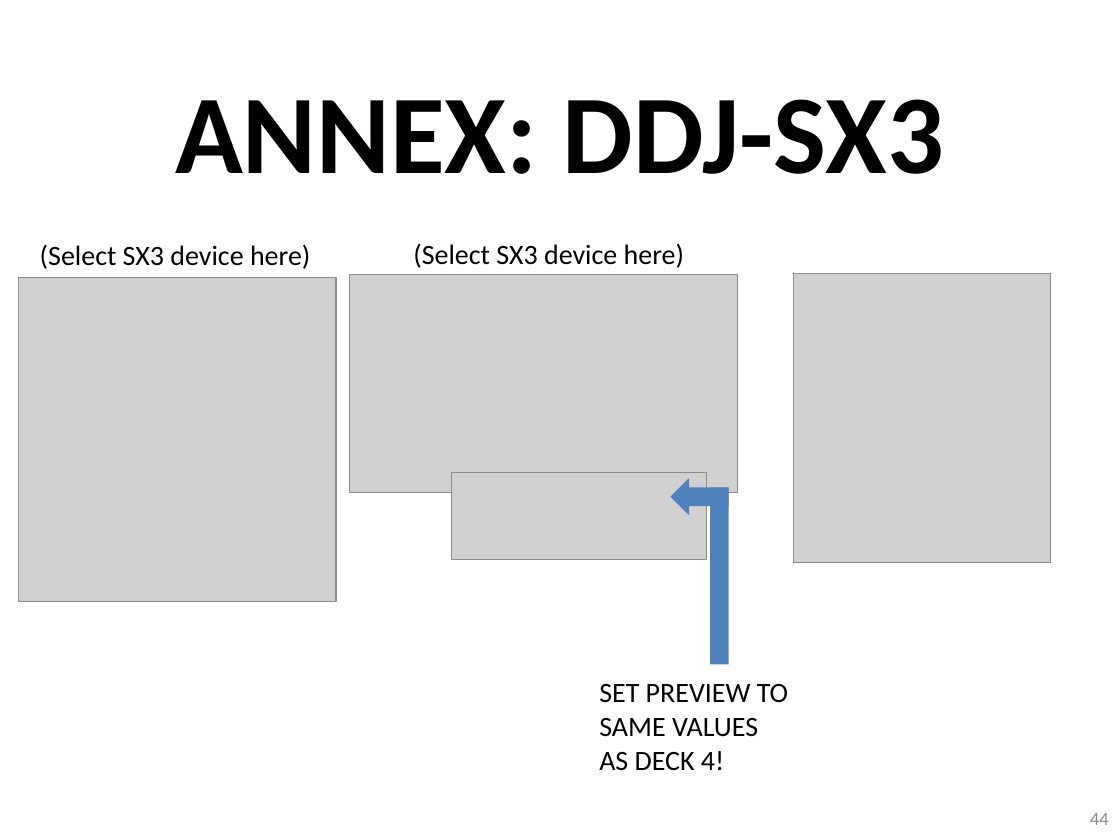
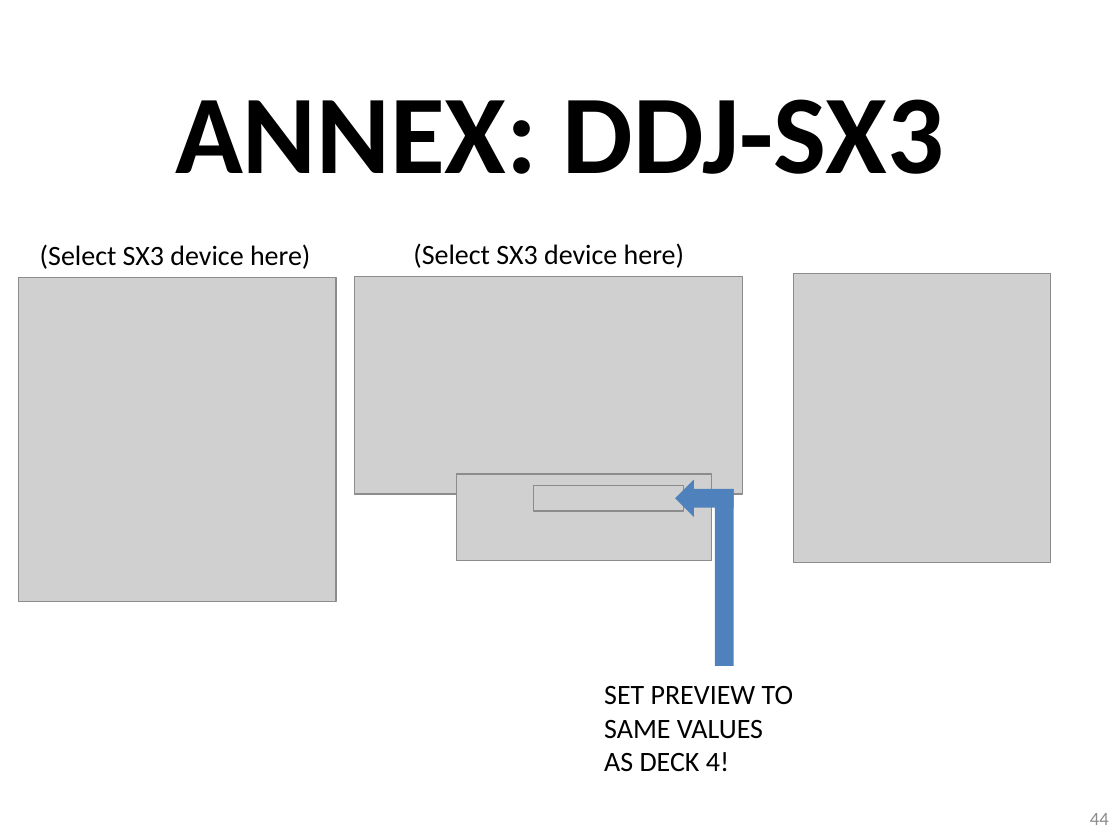
Before and after one commit to pestrela/music, a slide deck: slide 44 of traktor/mapping_ddj_1000/Support files/Source files/DDJ - BOME Installation Guide.pptx. Drawn at 1120x840 pixels with LibreOffice and Linux fonts; fonts in the diff are those of the drawing; grey boxes stand for pictures. Boxes give left, top, right and bottom in pixels: in the first picture for what was removed or moved away, otherwise in the second. Text is boxed around its words. In the diff, an @@ line names an element or a change of style, - is before the commit and + after.

```diff
--- a/traktor/mapping_ddj_1000/Support files/Source files/DDJ - BOME Installation Guide.pptx
+++ b/traktor/mapping_ddj_1000/Support files/Source files/DDJ - BOME Installation Guide.pptx
@@ picture: place and size @@
-picture at [349,274,737,492]
+picture at [355,277,743,494]
@@ picture added at [533,485,683,511] @@
@@ 1 picture, 1 text, 1 left arrow, 1 rectangle: place and size @@
-1 picture, 1 text, 1 left arrow, 1 rectangle at [451,473,788,771]
+1 picture, 1 text, 1 left arrow, 1 rectangle at [457,474,793,772]
```
Also in this commit, not shown: 17 other slides changed, 5 other files.
